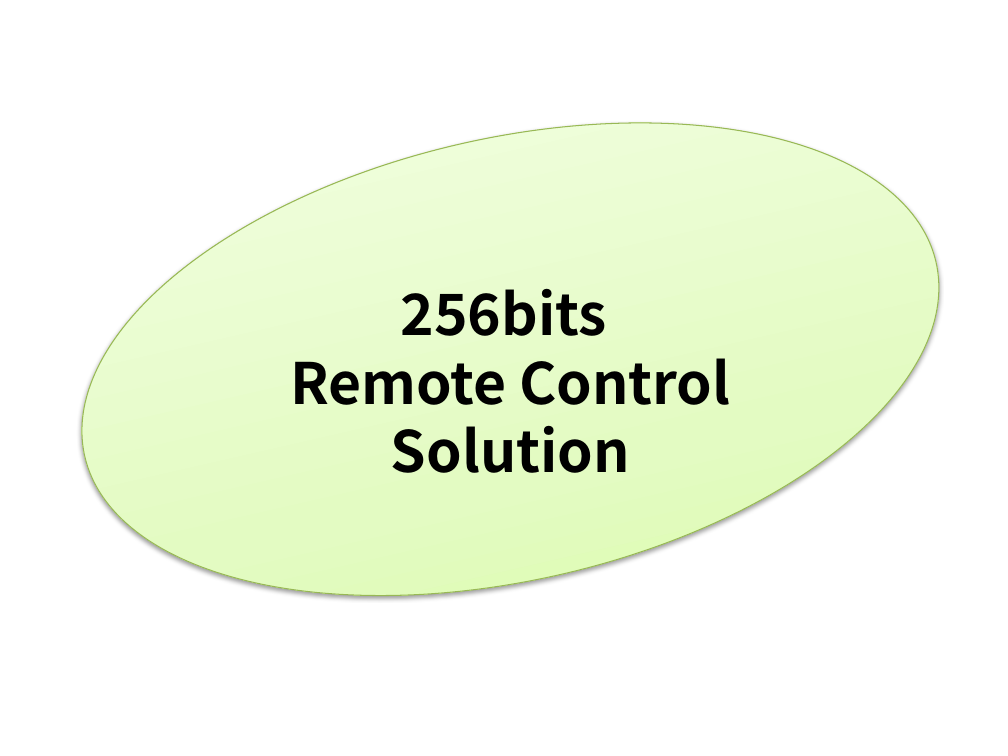
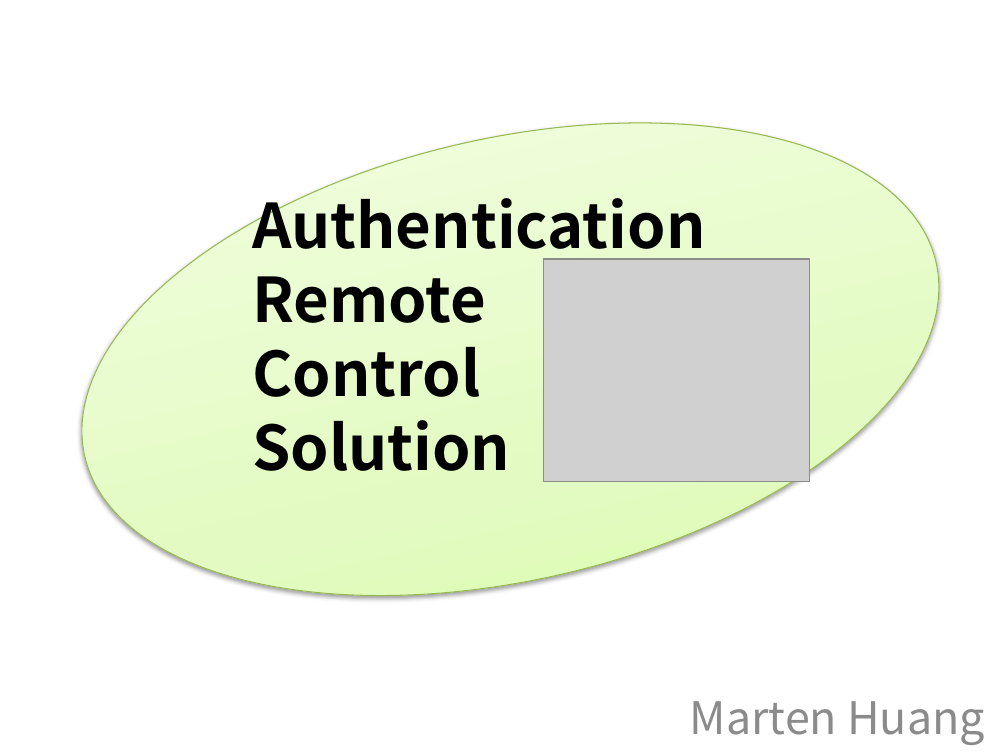
Before and after one commit to marten619/RemoteController, a slide deck: slide 1 of PPT/Secure Remote Control Introduction v1.pptx. Drawn at 1008x756 pixels with LibreOffice and Linux fonts; fonts in the diff are those of the drawing; grey boxes stand for pictures. Boxes give left, top, right and bottom in pixels: in the first picture for what was removed or moved away, otherwise in the second. Text is boxed around its words. In the diff, an @@ line names an element or a change of style, - is before the commit and + after.

```diff
--- a/PPT/Secure Remote Control Introduction v1.pptx
+++ b/PPT/Secure Remote Control Introduction v1.pptx
@@ text at box(252, 185, 705, 471): text changed; size 40.7 to 44 pt @@
-256bits
-Remote Control Solution
+Authentication
+Remote
+Control
+Solution
@@ picture added at box(543, 259, 809, 482) @@
@@ subtitle added at box(690, 701, 985, 745), 32 pt, text #8C8C8C @@
+Marten Huang
```
Also in this commit, not shown: 4 other slides changed, 1 slide added, 2 slides removed, 1 other file.
